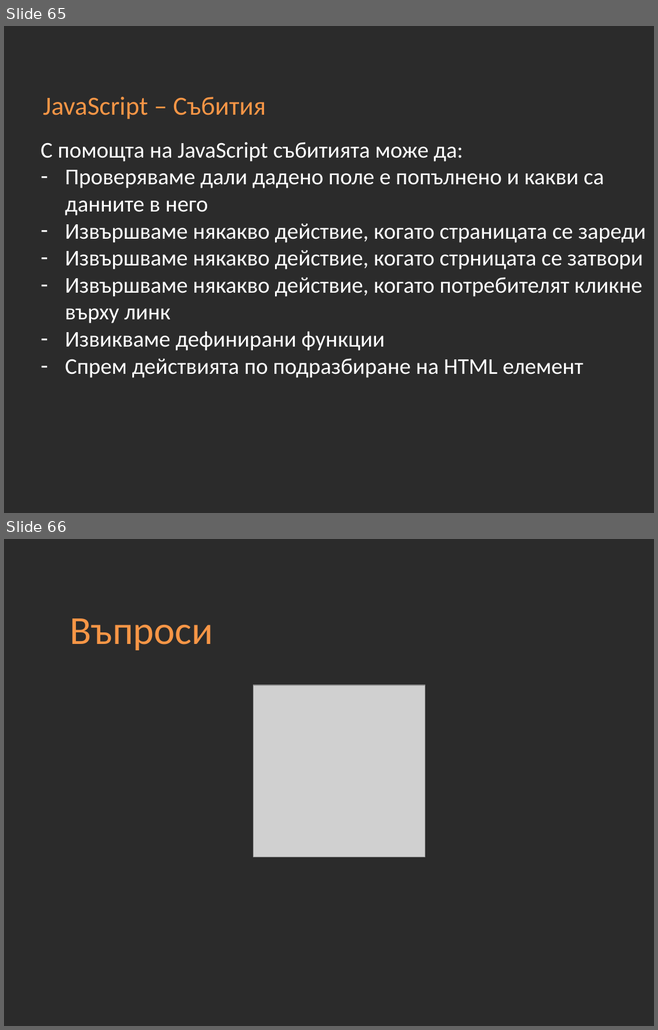
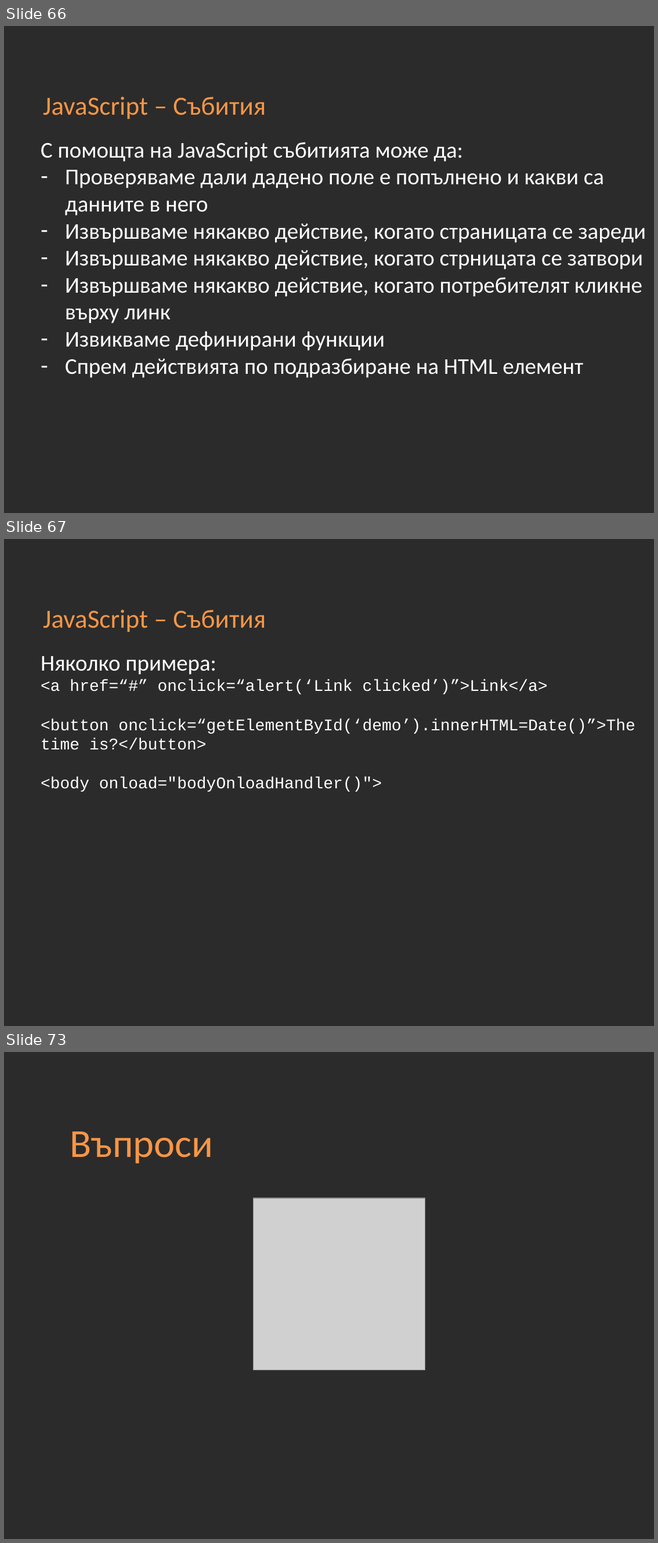
Before and after one commit to Academy-Soft-Intellect/Front-End-Course, a slide deck: 10-JavaScript-Basics.pptx. Shown one above the other, each under a label of ours: slides 65 and 66 before the commit, slides 66, 67 and 73 after it; the slides between them are not shown. The pictures are 658x1030 and 658x1543 pixels, drawn with LibreOffice and Linux fonts; fonts in the diff are those of the drawing; grey boxes stand for pictures; background and template pictures are left out; a plain dark background stands for a picture behind light text. Boxes give left, top, right and bottom in pixels: in the first picture for what was removed or moved away, otherwise in the second. Text is boxed around its words. In the diff, an @@ line names an element or a change of style, - is before the commit and + after.

```diff
--- a/10-JavaScript-Basics.pptx
+++ b/10-JavaScript-Basics.pptx
@@ slide 67 added at <box>4,539,654,1026</box>, background picture (left out) @@
@@ title added at <box>43,610,266,632</box>, 29 pt, text #F79646 @@
+JavaScript – Събития
@@ text added at <box>41,656,634,792</box>, 18 pt, text #FFFFFF @@
+Няколко примера:
+<a href=“#” onclick=“alert(‘Link clicked’)”>Link</a>
+<button onclick=“getElementById(‘demo’).innerHTML=Date()”>The time is?</button>
+<body onload="bodyOnloadHandler()">
@@ what was slide 65 is now slide 66 @@
@@ what was slide 66 is now slide 73 @@
```
Also in this commit, not shown: 6 other slides added.
